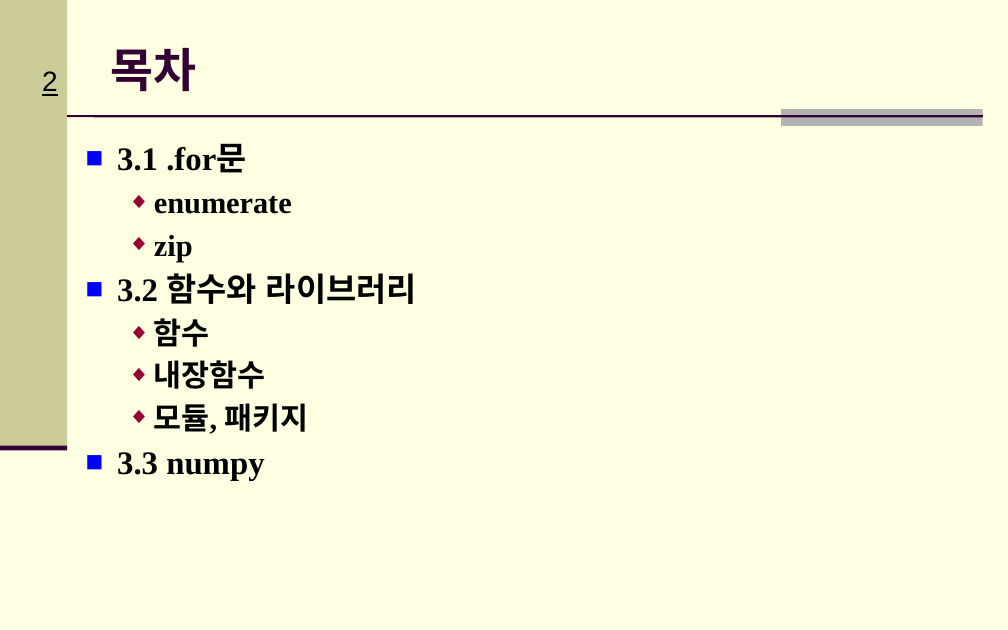
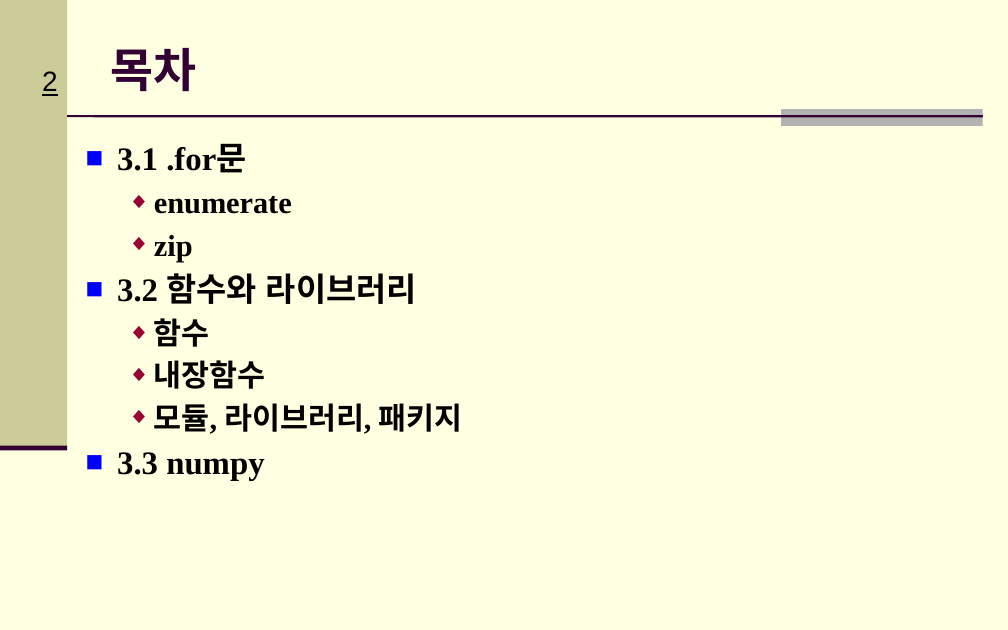
Before and after one commit to Hitbee-dev/OpenCV-Python, a slide deck: slide 2 of 2022-09-20/documents/CH_03_파이썬 기초_실습2.pptx. Drawn at 1008x630 pixels with LibreOffice and Linux fonts; fonts in the diff are those of the drawing; background and template pictures are left out. Boxes give left, top, right and bottom in pixels: in the first picture for what was removed or moved away, otherwise in the second. Text is boxed around its words. In the diff, an @@ line names an element or a change of style, - is before the commit and + after.

```diff
--- a/2022-09-20/documents/CH_03_파이썬 기초_실습2.pptx
+++ b/2022-09-20/documents/CH_03_파이썬 기초_실습2.pptx
@@ text at (154, 403, 463, 434): text changed @@
-  ◆ 모듈, 패키지
+  ◆ 모듈, 라이브러리, 패키지
```
Also in this commit, not shown: 3 other slides changed, 3 slides added.
